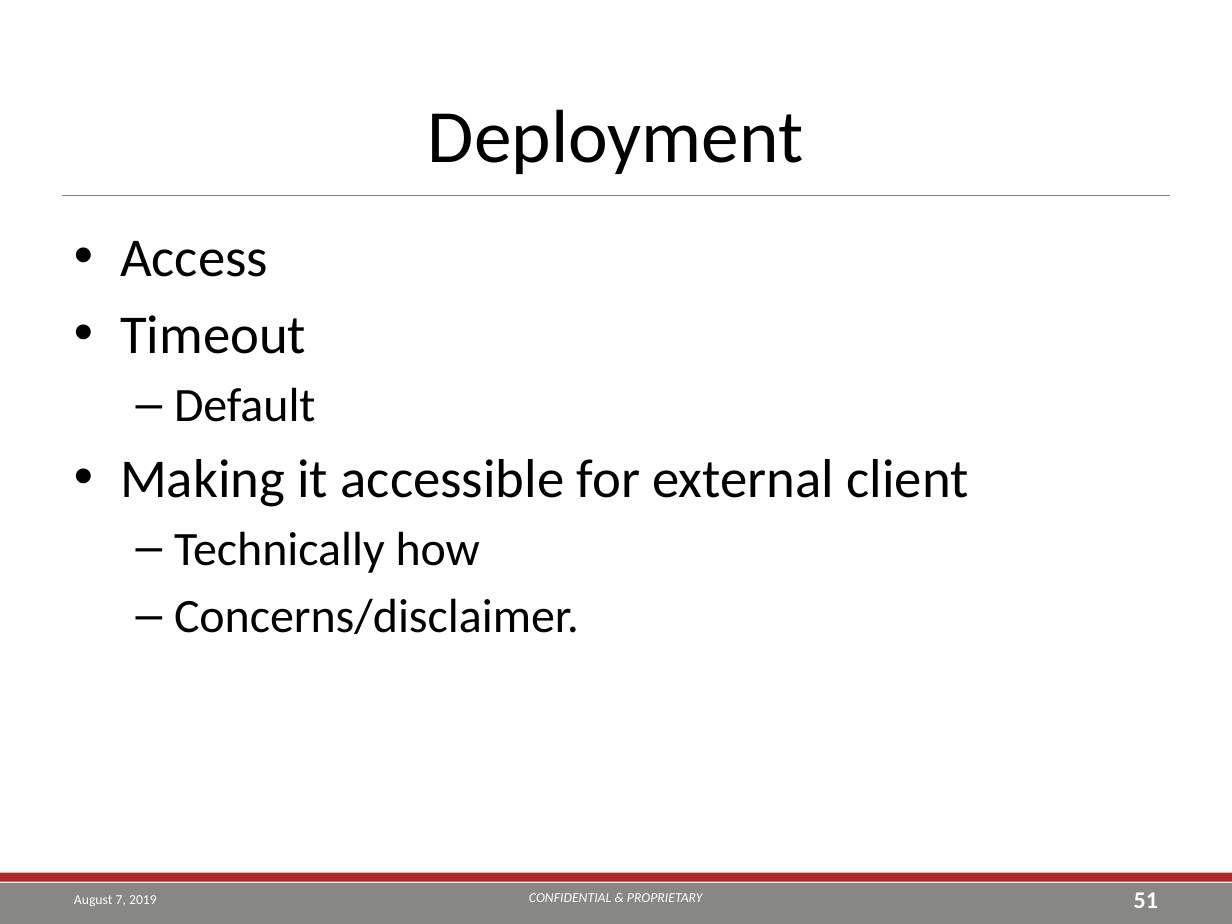
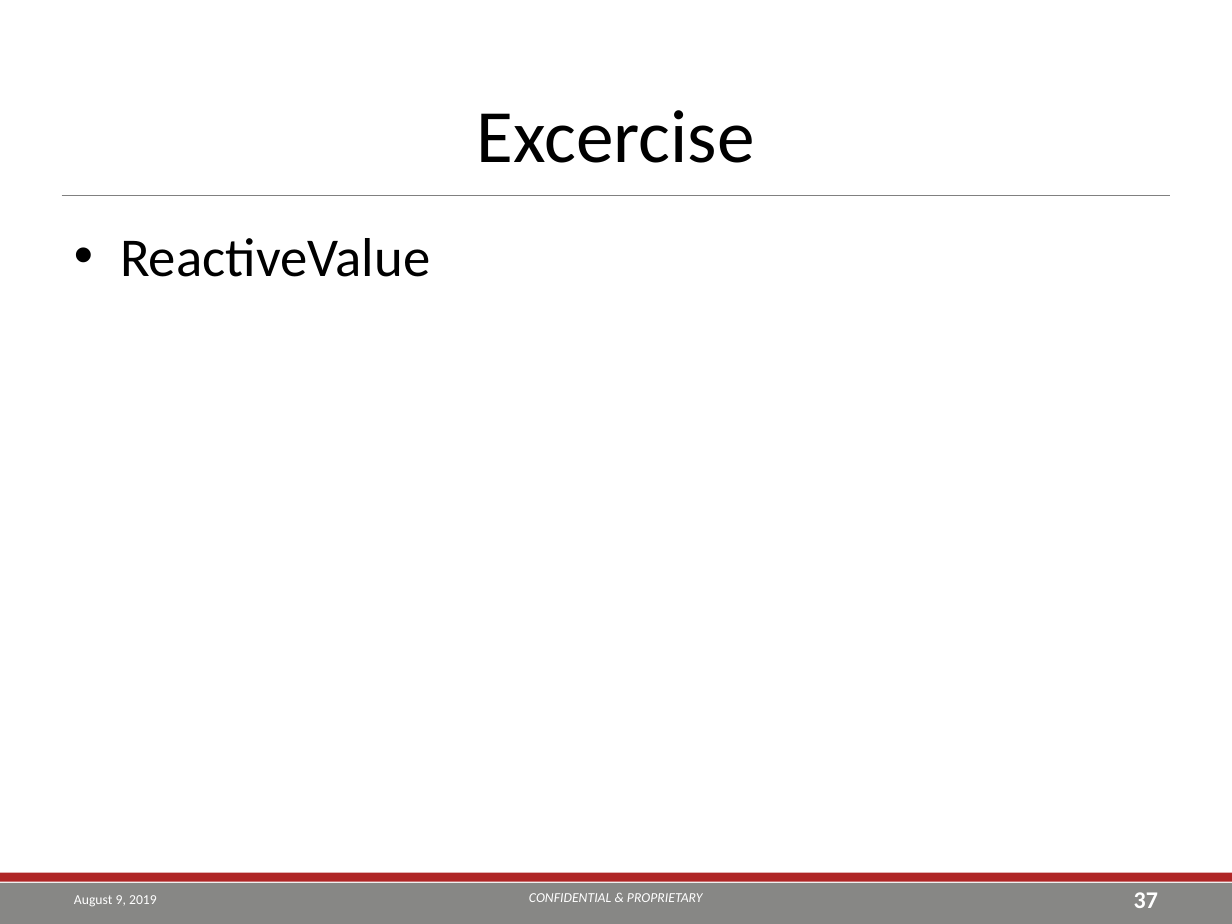
Before and after one commit to TEA-Analytics/ShinyWorkshop, a slide deck: slide 37 of Day 1.pptx (slide 51 before the commit). Drawn at 1232x924 pixels with LibreOffice and Linux fonts; fonts in the diff are those of the drawing; background and template pictures are left out. Boxes give left, top, right and bottom in pixels: in the first picture for what was removed or moved away, otherwise in the second. Text is boxed around its words. In the diff, an @@ line names an element or a change of style, - is before the commit and + after.

```diff
--- a/Day 1.pptx
+++ b/Day 1.pptx
@@ title at [477, 110, 755, 163]: text changed @@
-Deployment
+Excercise
@@ text at [120, 238, 430, 277]: text changed @@
-• Access
-• Timeout
-  – Default
-• Making it accessible for external client
-  – Technically how
-  – Concerns/disclaimer.
+• ReactiveValue
@@ text at [74, 895, 157, 906]: text changed @@
-August 7, 2019
+August 9, 2019
@@ page number at [1134, 892, 1158, 908]: text changed @@
-51
+37
```
Also in this commit, not shown: 47 other slides changed, 2 slides added, 2 slides removed, 3 other files.
